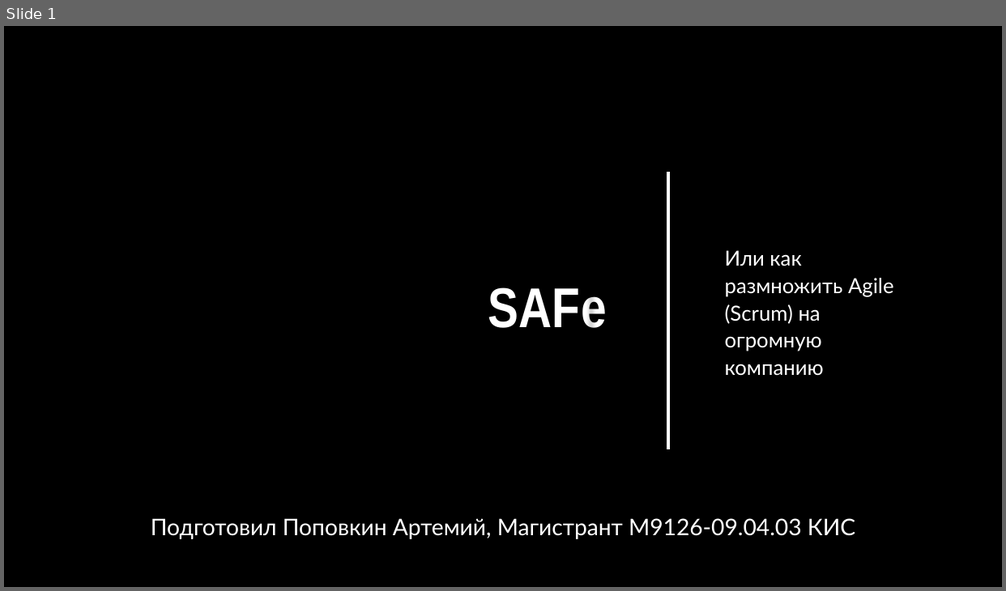
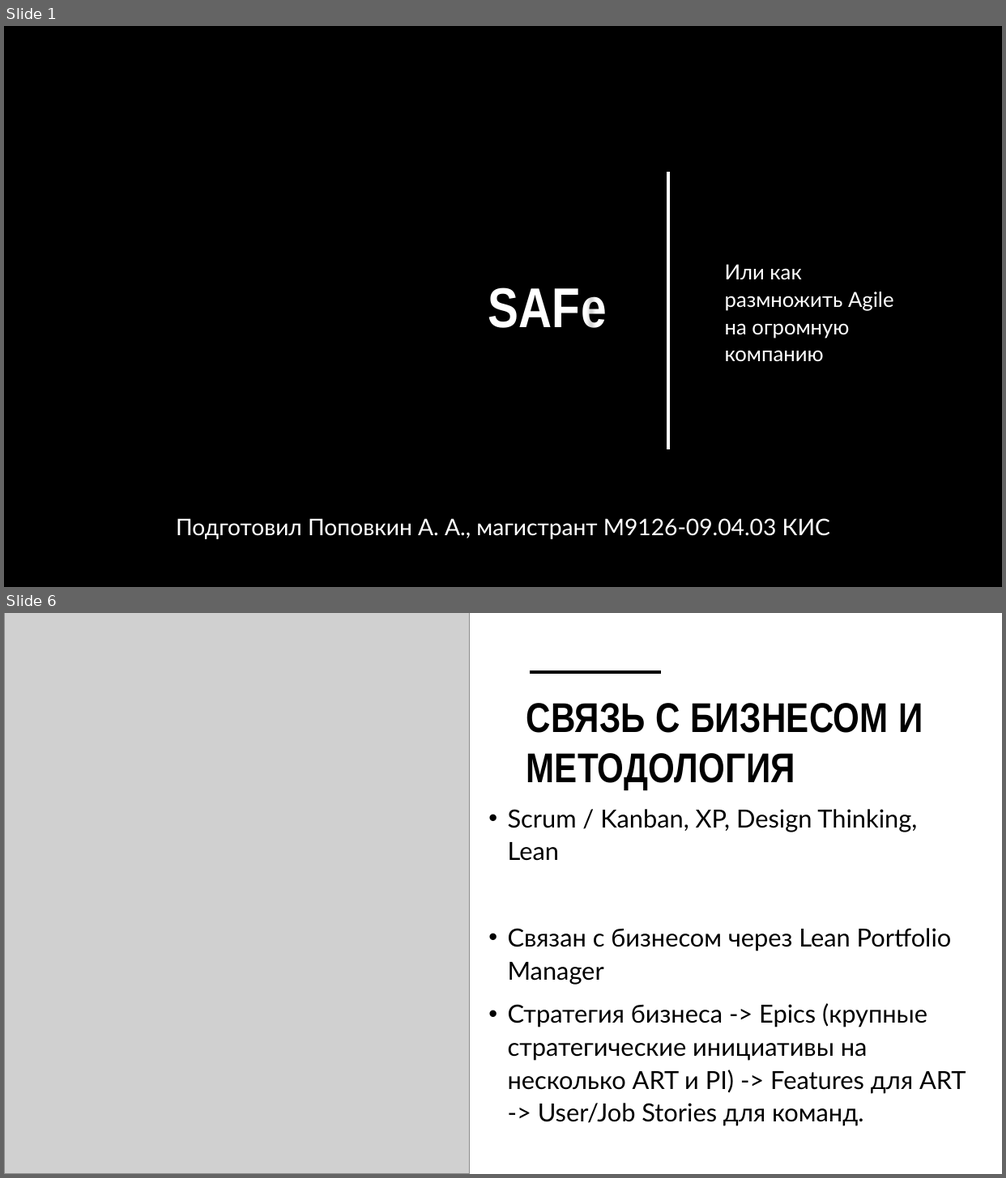
Before and after one commit to Jrol123/obsidian-dvfu_p2, a slide deck: ПРЕДМЕТЫ/Методологии и проектирование ИС/ДЗ/Презентация/SAFe.pptx. Shown one above the other, each under a label of ours: slide 1 before the commit, slides 1 and 6 after it; the slides between them are not shown. The pictures are 1006x591 and 1006x1178 pixels, drawn with LibreOffice and Linux fonts; fonts in the diff are those of the drawing; grey boxes stand for pictures; background and template pictures are left out. Boxes give left, top, right and bottom in pixels: in the first picture for what was removed or moved away, otherwise in the second. Text is boxed around its words. In the diff, an @@ line names an element or a change of style, - is before the commit and + after.

```diff
--- a/ПРЕДМЕТЫ/Методологии и проектирование ИС/ДЗ/Презентация/SAFe.pptx
+++ b/ПРЕДМЕТЫ/Методологии и проектирование ИС/ДЗ/Презентация/SAFe.pptx
@@ slide 6 added at [4,613,1002,1174], background #FFFFFF @@
@@ picture added at [4,613,470,1174] @@
@@ line added from (530, 672) to (661, 672), #000000 3.5 pt @@
@@ title added at [526,703,923,790], 40 pt, text #000000, bold @@
+СВЯЗЬ С БИЗНЕСОМ И МЕТОДОЛОГИЯ
@@ text added at [508,809,966,1127], 24 pt, text #000000 @@
+• Scrum / Kanban, XP, Design Thinking, Lean
+• Связан с бизнесом через Lean Portfolio Manager
+• Стратегия бизнеса -> Epics (крупные стратегические инициативы на несколько ART и PI) -> Features для ART -> User/Job Stories для команд.
@@ slide 1 changed as well @@
@@ subtitle at [725,264,894,362]: text changed @@
-Или как размножить Agile (Scrum) на огромную компанию
+Или как размножить Agile на огромную компанию
@@ text at [176,518,830,540]: text changed @@
-Подготовил Поповкин Артемий, Магистрант М9126-09.04.03 КИС
+Подготовил Поповкин А. А., магистрант М9126-09.04.03 КИС
```
Also in this commit, not shown: 2 other slides changed, 6 other slides added, 1 other file.
